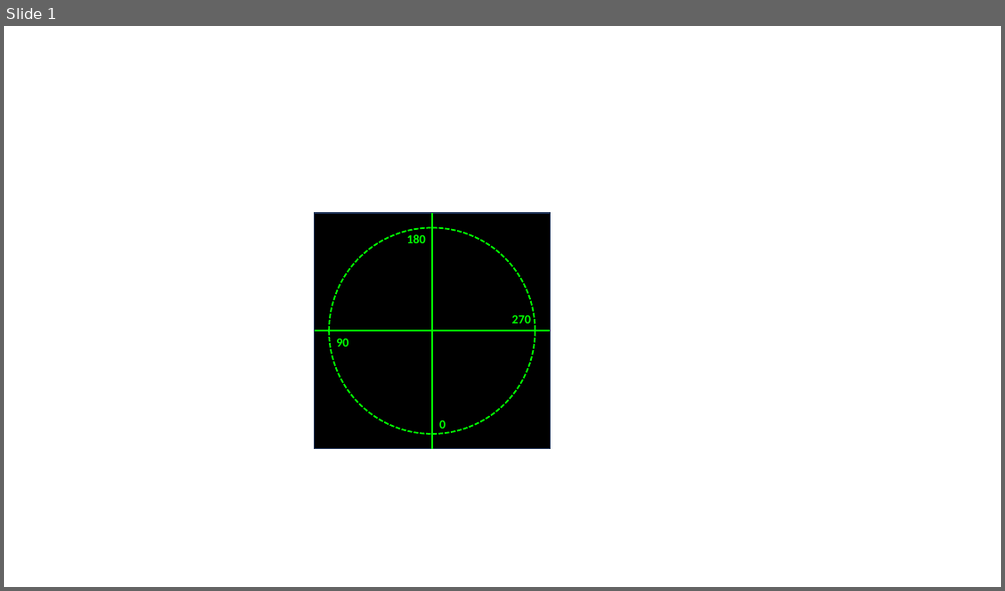
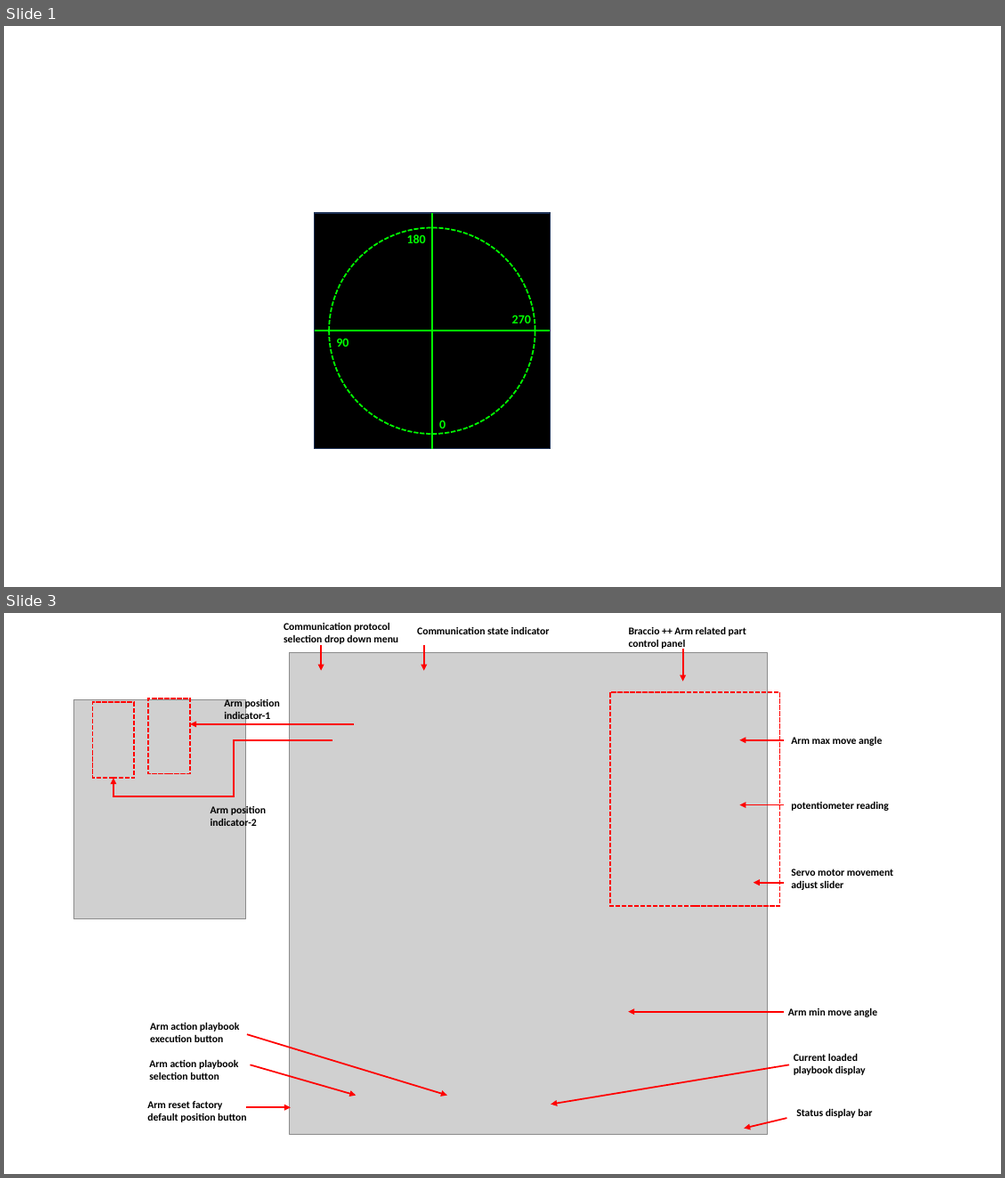
Before and after one commit to LiuYuancheng/Braccio_plus_robot_arm_control, a slide deck: doc/designDoc.pptx. Shown one above the other, each under a label of ours: slide 1 before the commit, slides 1 and 3 after it; the slides between them are not shown. The pictures are 1005x591 and 1005x1178 pixels, drawn with LibreOffice and Linux fonts; fonts in the diff are those of the drawing; grey boxes stand for pictures. Boxes give left, top, right and bottom in pixels: in the first picture for what was removed or moved away, otherwise in the second. Text is boxed around its words. In the diff, an @@ line names an element or a change of style, - is before the commit and + after.

```diff
--- a/doc/designDoc.pptx
+++ b/doc/designDoc.pptx
@@ slide 3 added at (4,613,1001,1174), background #FFFFFF @@
@@ text added at (283,622,398,644), 10 pt, text #000000, bold @@
+Communication protocol selection drop down menu
@@ text added at (417,626,550,634), 10 pt, text #000000, bold @@
+Communication state indicator
@@ text added at (629,626,746,649), 10 pt, text #000000, bold @@
+Braccio ++ Arm related part control panel
@@ picture added at (290,653,768,1135) @@
@@ arrow added from (321, 645) to (321, 671), #FF0000 1.5 pt @@
@@ arrow added from (424, 645) to (424, 671), #FF0000 1.5 pt @@
@@ arrow added from (683, 649) to (683, 681), #FF0000 1.5 pt @@
@@ rectangle added at (610,692,780,906), outline #FF0000 1.5 pt dashed @@
@@ picture added at (73,699,245,919) @@
@@ rectangle added at (92,702,134,778), outline #FF0000 1.5 pt dashed @@
@@ rectangle added at (148,698,190,774), outline #FF0000 1.5 pt dashed @@
@@ text added at (224,698,280,722), 10 pt, text #000000, bold @@
+Arm position indicator-1
@@ elbow arrow added from (332, 740) to (113, 778), #FF0000 1.5 pt @@
@@ arrow added from (354, 724) to (190, 724), #FF0000 1.5 pt @@
@@ arrow added from (784, 740) to (740, 740), #FF0000 1.5 pt @@
@@ text added at (791,737,882,746), 10 pt, text #000000, bold @@
+Arm max move angle
@@ text added at (210,804,266,828), 10 pt, text #000000, bold @@
+Arm position indicator-2
@@ arrow added from (784, 805) to (740, 805), #FF0000 1.5 pt @@
@@ text added at (791,801,889,811), 10 pt, text #000000, bold @@
+potentiometer reading
@@ text added at (791,868,893,890), 10 pt, text #000000, bold @@
+Servo motor movement adjust slider
@@ arrow added from (784, 882) to (753, 882), #FF0000 1.5 pt @@
@@ arrow added from (784, 1012) to (629, 1012), #FF0000 1.5 pt @@
@@ text added at (788,1007,877,1017), 10 pt, text #000000, bold @@
+Arm min move angle
@@ text added at (150,1022,239,1042), 10 pt, text #000000, bold @@
+Arm action playbook execution button
@@ arrow added from (247, 1034) to (447, 1095), #FF0000 1.5 pt @@
@@ text added at (149,1059,238,1079), 10 pt, text #000000, bold @@
+Arm action playbook selection button
@@ arrow added from (250, 1064) to (356, 1095), #FF0000 1.5 pt @@
@@ arrow added from (789, 1064) to (550, 1104), #FF0000 1.5 pt @@
@@ text added at (793,1053,866,1075), 10 pt, text #000000, bold @@
+Current loaded playbook display
@@ text added at (147,1101,246,1122), 10 pt, text #000000, bold @@
+Arm reset factory default position button
@@ arrow added from (246, 1107) to (291, 1107), #FF0000 1.5 pt @@
@@ arrow added from (787, 1118) to (744, 1128), #FF0000 1.5 pt @@
@@ text added at (796,1108,872,1118), 10 pt, text #000000, bold @@
+Status display bar
```
Also in this commit, not shown: 1 slide changed, 1 other slide added, 3 other files.
